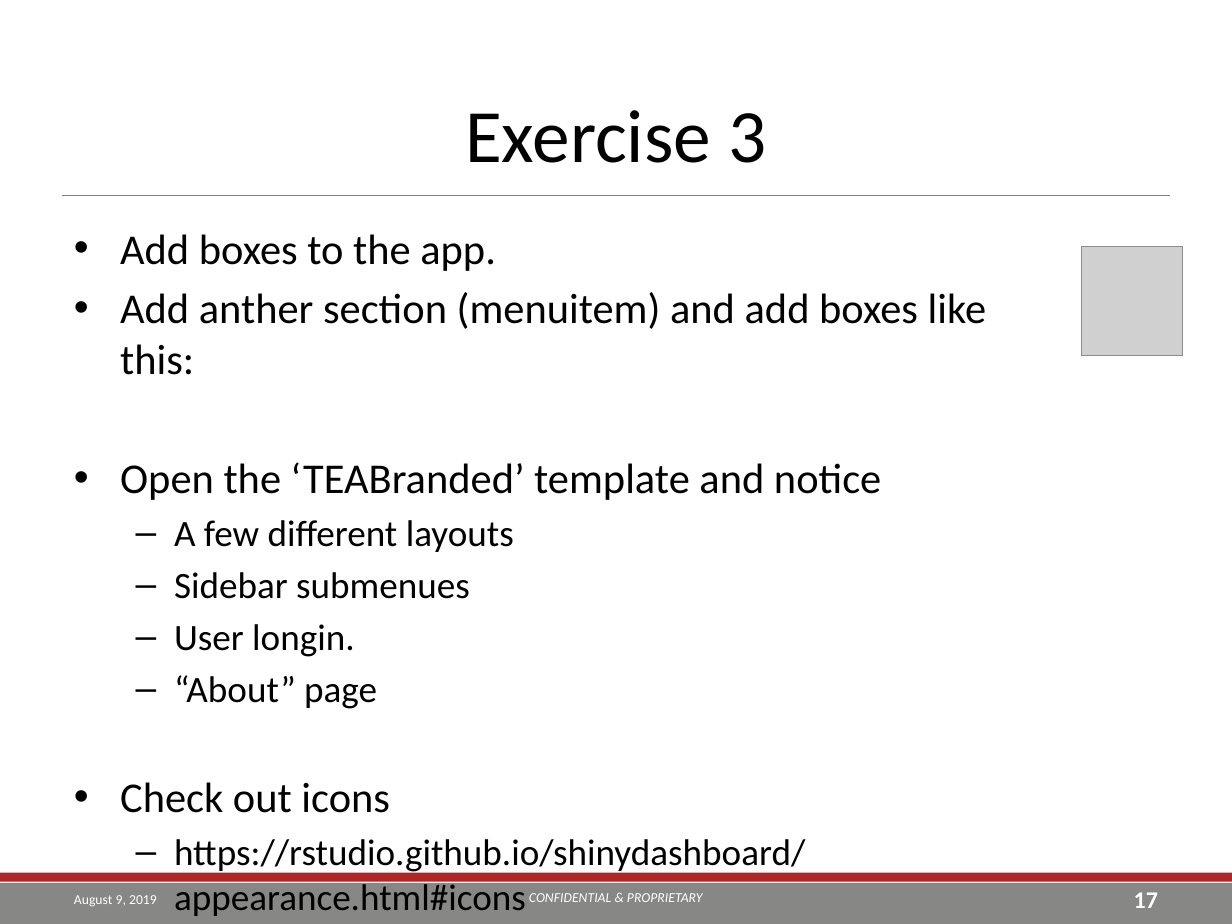
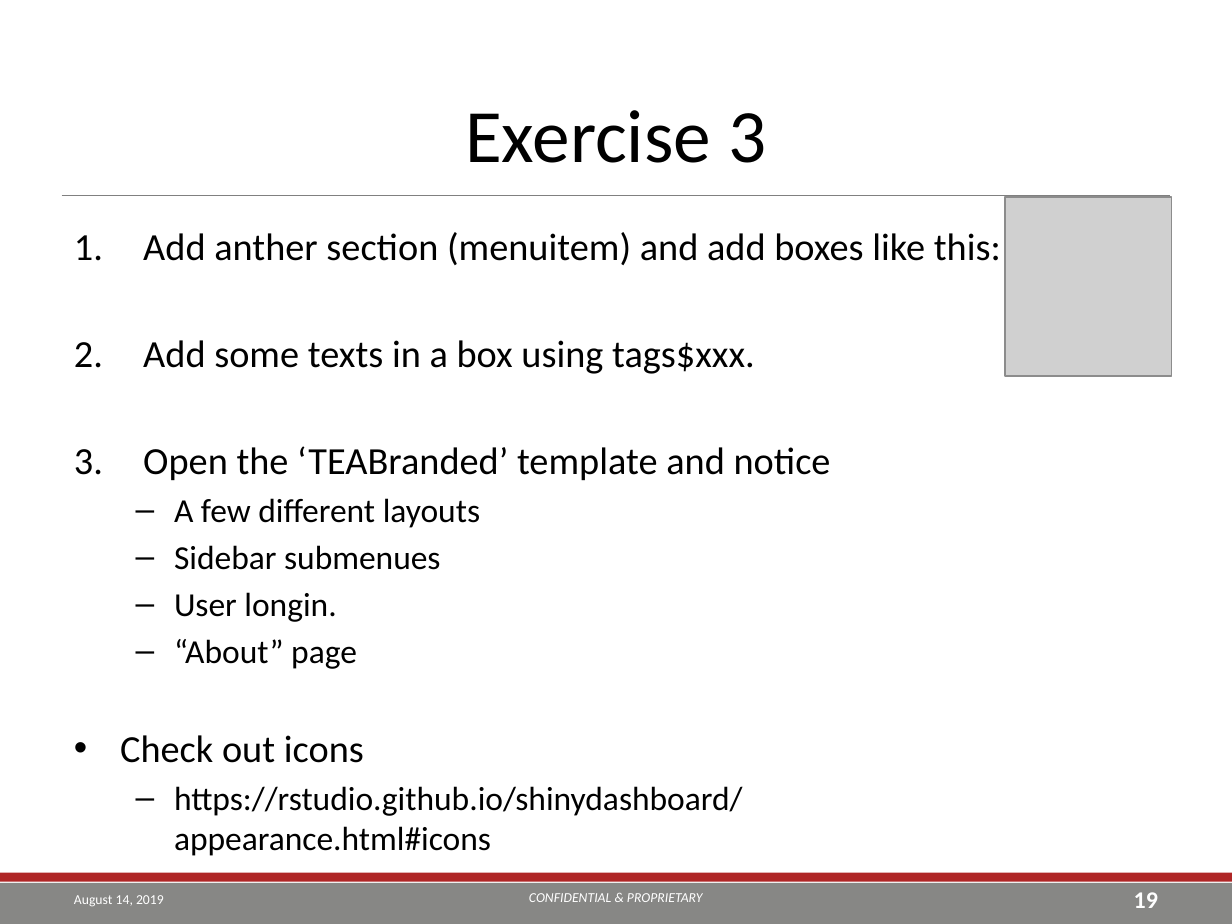
Before and after one commit to TEA-Analytics/ShinyWorkshop, a slide deck: slide 19 of Day 1.pptx (slide 17 before the commit). Drawn at 1232x924 pixels with LibreOffice and Linux fonts; fonts in the diff are those of the drawing; grey boxes stand for pictures; background and template pictures are left out. Boxes give left, top, right and bottom in pixels: in the first picture for what was removed or moved away, otherwise in the second. Text is boxed around its words. In the diff, an @@ line names an element or a change of style, - is before the commit and + after.

```diff
--- a/Day 1.pptx
+++ b/Day 1.pptx
@@ picture: place and size @@
-picture at [1082,246,1183,356]
+picture at [1005,197,1172,376]
@@ text at [120,234,496,271]: paragraph removed @@
-• Add boxes to the app.
@@ text at [120,232,1001,856]: size 24.8 to 22.4 pt in "Add anther section (menuitem) and add boxes ...", "Open the ‘TEABranded’ template and notice", "Check out icons"; size 21.7 to 19.6 pt in "A few different layouts", "Sidebar submenues", "User longin.", "“About” page" and 1 more places; bullet • to 1. @@
@@ text at [143,340,755,374]: paragraph added @@
+2. Add some texts in a box using tags$xxx.
@@ text at [74,895,164,906]: text changed @@
-August 9, 2019
+August 14, 2019
@@ page number at [1134,892,1158,908]: text changed @@
-17
+19
```
Also in this commit, not shown: 49 other slides changed, 5 slides added, 47 other files.
